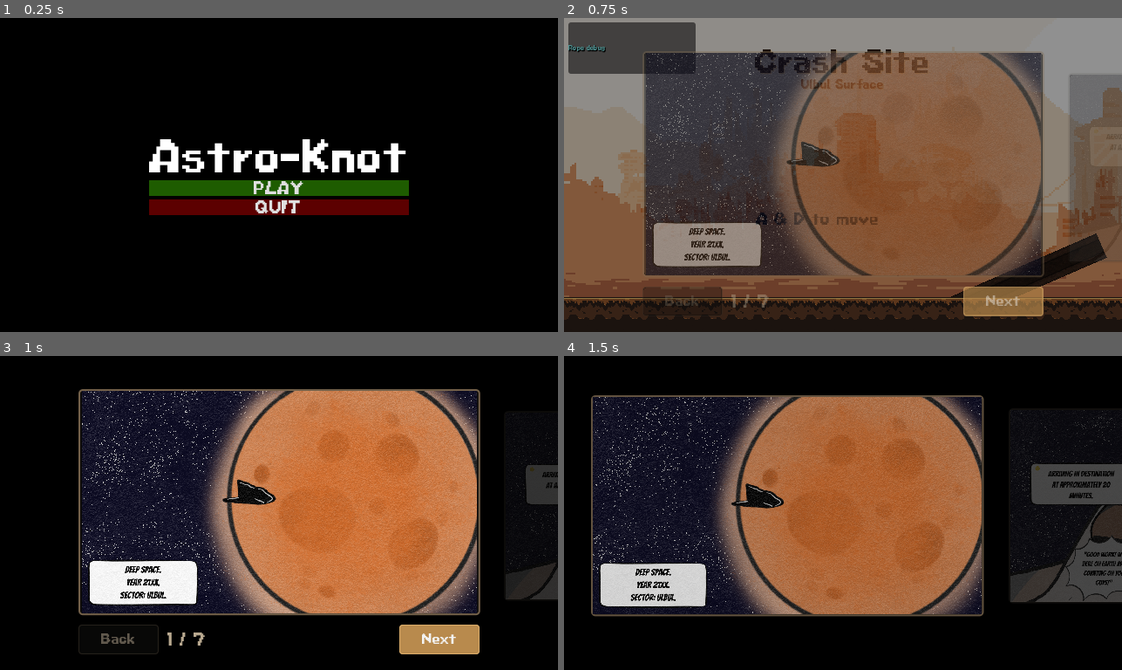
Above: before the commit, frames 1-4 (two rows, left to right).
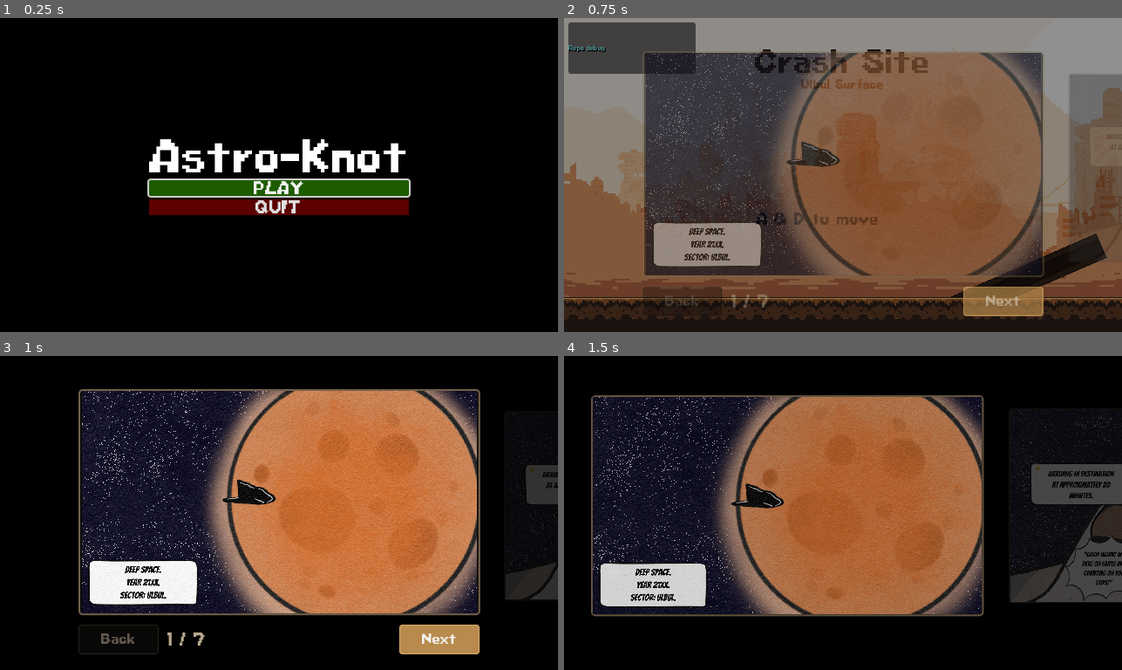
Above: after the commit, the same moments.

Repository: Bakwan-Company/Astro-Knot
Game: Godot game, scene res://MainMenu.tscn
Two runs of this game, one before a commit and one after it. Both use one fixed random seed, a clock stepped at 60 frames per second and the inputs below. Sound files missing from this copy of the repository are replaced by a short silence.
Inputs:
- Up to frame 1 (0.25 s): no input
- Up to frame 2 (0.75 s): click "PLAY" at 0.5 s
- Up to frame 3 (1 s): no input
- Up to frame 4 (1.5 s): click "Next" at 1.25 s

The runs differ from the first frame. In frame 1, 0.6% of the frame differs, in the area x 26-74%, y 51-58%; in frame 2, nothing differs; in frame 3, nothing differs; in frame 4, nothing differs.

Commit message:
feat: controller support leeeeeeeeeeeeeeeeeeeeeeeeeeeeeeeeeeeeeeeeeeeeeeeeeeeeeeeeeee

Diff:
--- a/entities/castor/castor.gd
+++ b/entities/castor/castor.gd
@@ -53,6 +53,13 @@
 	velocity.y = min(velocity.y, terminal_velocity)
 
 	if controls_frozen:
+		velocity.x = 0.0
+		move_and_slide()
+		update_sprite_animation(delta, 0.0)
+		update_move_loop_audio()
+		return
+
+	if is_gameplay_input_blocked():
 		velocity.x = 0.0
 		move_and_slide()
 		update_sprite_animation(delta, 0.0)
@@ -161,6 +168,9 @@
 	if frozen:
 		velocity.x = 0.0
 
+func is_gameplay_input_blocked() -> bool:
+	return get_tree().get_node_count_in_group("gameplay_input_blocker") > 0
+
 func get_facing_direction() -> int:
 	return facing_direction
 
--- a/interactables/level_exit/level_exit.gd
+++ b/interactables/level_exit/level_exit.gd
@@ -128,7 +128,7 @@
 			open_confirm()
 		return
 
-	if Input.is_action_just_pressed("interact") or Input.is_action_just_pressed("ui_accept"):
+	if Input.is_action_just_pressed("ui_accept"):
 		confirm()
 	elif Input.is_action_just_pressed("ui_cancel"):
 		cancel()
--- a/interactables/level_exit/level_exit_confirm_window.gd
+++ b/interactables/level_exit/level_exit_confirm_window.gd
@@ -16,6 +16,7 @@
 @onready var no_button: Button = $Dimmer/Panel/Margin/VBox/Buttons/NoButton
 
 func _ready() -> void:
+	add_to_group("gameplay_input_blocker")
 	apply_text()
 	yes_button.pressed.connect(_on_yes_pressed)
 	no_button.pressed.connect(_on_no_pressed)
--- a/levels/level_1_tutorial/level_1_tutorial.gd
+++ b/levels/level_1_tutorial/level_1_tutorial.gd
@@ -81,7 +81,7 @@
 		return
 
 	if exit_confirm_open:
-		if Input.is_action_just_pressed("interact") or Input.is_action_just_pressed("ui_accept"):
+		if Input.is_action_just_pressed("ui_accept"):
 			_confirm_exit()
 		elif Input.is_action_just_pressed("ui_cancel"):
 			_cancel_exit()
--- a/main_menu.gd
+++ b/main_menu.gd
@@ -1,10 +1,13 @@
 extends Control
+
+@onready var play_button: Button = $VBoxContainer/Play
 
 
 # Called when the node enters the scene tree for the first time.
 func _ready() -> void:
 	get_tree().paused = false
 	BgmManager.play_main_menu()
+	play_button.grab_focus()
 
 
 # Called every frame. 'delta' is the elapsed time since the previous frame.
--- a/project.godot
+++ b/project.godot
@@ -37,47 +37,115 @@
 "deadzone": 0.2,
 "events": [Object(InputEventKey,"resource_local_to_scene":false,"resource_name":"","device":-1,"window_id":0,"alt_press …(192 unchanged characters)…
 , Object(InputEventMouseButton,"resource_local_to_scene":false,"resource_name":"","device":-1,"window_id":0,"alt_presse …(248 unchanged characters)…
+, Object(InputEventJoypadMotion,"resource_local_to_scene":false,"resource_name":"","device":-1,"axis":4,"axis_value":1.0,"script":null)
 ]
 }
 reel_out={
 "deadzone": 0.2,
 "events": [Object(InputEventKey,"resource_local_to_scene":false,"resource_name":"","device":-1,"window_id":0,"alt_press …(192 unchanged characters)…
 , Object(InputEventMouseButton,"resource_local_to_scene":false,"resource_name":"","device":-1,"window_id":0,"alt_presse …(249 unchanged characters)…
+, Object(InputEventJoypadMotion,"resource_local_to_scene":false,"resource_name":"","device":-1,"axis":5,"axis_value":1.0,"script":null)
 ]
 }
 move_left={
 "deadzone": 0.2,
 "events": [Object(InputEventKey,"resource_local_to_scene":false,"resource_name":"","device":-1,"window_id":0,"alt_press …(191 unchanged characters)…
+, Object(InputEventJoypadMotion,"resource_local_to_scene":false,"resource_name":"","device":-1,"axis":0,"axis_value":-1.0,"script":null)
+, Object(InputEventJoypadButton,"resource_local_to_scene":false,"resource_name":"","device":-1,"button_index":13,"pressure":0.0,"pressed":false,"script":null)
 ]
 }
 move_right={
 "deadzone": 0.2,
 "events": [Object(InputEventKey,"resource_local_to_scene":false,"resource_name":"","device":-1,"window_id":0,"alt_press …(192 unchanged characters)…
+, Object(InputEventJoypadMotion,"resource_local_to_scene":false,"resource_name":"","device":-1,"axis":0,"axis_value":1.0,"script":null)
+, Object(InputEventJoypadButton,"resource_local_to_scene":false,"resource_name":"","device":-1,"button_index":14,"pressure":0.0,"pressed":false,"script":null)
 ]
 }
 jump={
 "deadzone": 0.2,
 "events": [Object(InputEventKey,"resource_local_to_scene":false,"resource_name":"","device":-1,"window_id":0,"alt_press …(191 unchanged characters)…
+, Object(InputEventJoypadButton,"resource_local_to_scene":false,"resource_name":"","device":-1,"button_index":0,"pressure":0.0,"pressed":false,"script":null)
 ]
 }
 interact={
 "deadzone": 0.2,
 "events": [Object(InputEventKey,"resource_local_to_scene":false,"resource_name":"","device":-1,"window_id":0,"alt_press …(192 unchanged characters)…
+, Object(InputEventJoypadButton,"resource_local_to_scene":false,"resource_name":"","device":-1,"button_index":1,"pressure":0.0,"pressed":false,"script":null)
 ]
 }
 throw_pollux={
 "deadzone": 0.2,
 "events": [Object(InputEventKey,"resource_local_to_scene":false,"resource_name":"","device":-1,"window_id":0,"alt_press …(192 unchanged characters)…
+, Object(InputEventJoypadButton,"resource_local_to_scene":false,"resource_name":"","device":-1,"button_index":10,"pressure":0.0,"pressed":false,"script":null)
 ]
 }
 aim_up={
 "deadzone": 0.2,
 "events": [Object(InputEventKey,"resource_local_to_scene":false,"resource_name":"","device":-1,"window_id":0,"alt_press …(192 unchanged characters)…
+, Object(InputEventJoypadMotion,"resource_local_to_scene":false,"resource_name":"","device":-1,"axis":3,"axis_value":-1.0,"script":null)
 ]
 }
 aim_down={
 "deadzone": 0.2,
 "events": [Object(InputEventKey,"resource_local_to_scene":false,"resource_name":"","device":-1,"window_id":0,"alt_press …(192 unchanged characters)…
+, Object(InputEventJoypadMotion,"resource_local_to_scene":false,"resource_name":"","device":-1,"axis":3,"axis_value":1.0,"script":null)
+]
+}
+aim_left={
+"deadzone": 0.2,
+"events": [Object(InputEventJoypadMotion,"resource_local_to_scene":false,"resource_name":"","device":-1,"axis":2,"axis_value":-1.0,"script":null)
+]
+}
+aim_right={
+"deadzone": 0.2,
+"events": [Object(InputEventJoypadMotion,"resource_local_to_scene":false,"resource_name":"","device":-1,"axis":2,"axis_value":1.0,"script":null)
+]
+}
+pause={
+"deadzone": 0.2,
+"events": [Object(InputEventKey,"resource_local_to_scene":false,"resource_name":"","device":-1,"window_id":0,"alt_pressed":false,"shift_pressed":false,"ctrl_pressed":false,"meta_pressed":false,"pressed":false,"keycode":4194305,"physical_keycode":0,"key_label":0,"unicode":0,"location":0,"echo":false,"script":null)
+, Object(InputEventJoypadButton,"resource_local_to_scene":false,"resource_name":"","device":-1,"button_index":6,"pressure":0.0,"pressed":false,"script":null)
+]
+}
+ui_accept={
+"deadzone": 0.2,
+"events": [Object(InputEventKey,"resource_local_to_scene":false,"resource_name":"","device":-1,"window_id":0,"alt_pressed":false,"shift_pressed":false,"ctrl_pressed":false,"meta_pressed":false,"pressed":false,"keycode":4194309,"physical_keycode":0,"key_label":0,"unicode":0,"location":0,"echo":false,"script":null)
+, Object(InputEventKey,"resource_local_to_scene":false,"resource_name":"","device":-1,"window_id":0,"alt_pressed":false,"shift_pressed":false,"ctrl_pressed":false,"meta_pressed":false,"pressed":false,"keycode":32,"physical_keycode":0,"key_label":0,"unicode":32,"location":0,"echo":false,"script":null)
+, Object(InputEventJoypadButton,"resource_local_to_scene":false,"resource_name":"","device":-1,"button_index":0,"pressure":0.0,"pressed":false,"script":null)
+]
+}
+ui_cancel={
+"deadzone": 0.2,
+"events": [Object(InputEventKey,"resource_local_to_scene":false,"resource_name":"","device":-1,"window_id":0,"alt_pressed":false,"shift_pressed":false,"ctrl_pressed":false,"meta_pressed":false,"pressed":false,"keycode":4194305,"physical_keycode":0,"key_label":0,"unicode":0,"location":0,"echo":false,"script":null)
+, Object(InputEventJoypadButton,"resource_local_to_scene":false,"resource_name":"","device":-1,"button_index":1,"pressure":0.0,"pressed":false,"script":null)
+]
+}
+ui_up={
+"deadzone": 0.2,
+"events": [Object(InputEventKey,"resource_local_to_scene":false,"resource_name":"","device":-1,"window_id":0,"alt_pressed":false,"shift_pressed":false,"ctrl_pressed":false,"meta_pressed":false,"pressed":false,"keycode":4194320,"physical_keycode":0,"key_label":0,"unicode":0,"location":0,"echo":false,"script":null)
+, Object(InputEventJoypadMotion,"resource_local_to_scene":false,"resource_name":"","device":-1,"axis":1,"axis_value":-1.0,"script":null)
+, Object(InputEventJoypadButton,"resource_local_to_scene":false,"resource_name":"","device":-1,"button_index":11,"pressure":0.0,"pressed":false,"script":null)
+]
+}
+ui_down={
+"deadzone": 0.2,
+"events": [Object(InputEventKey,"resource_local_to_scene":false,"resource_name":"","device":-1,"window_id":0,"alt_pressed":false,"shift_pressed":false,"ctrl_pressed":false,"meta_pressed":false,"pressed":false,"keycode":4194322,"physical_keycode":0,"key_label":0,"unicode":0,"location":0,"echo":false,"script":null)
+, Object(InputEventJoypadMotion,"resource_local_to_scene":false,"resource_name":"","device":-1,"axis":1,"axis_value":1.0,"script":null)
+, Object(InputEventJoypadButton,"resource_local_to_scene":false,"resource_name":"","device":-1,"button_index":12,"pressure":0.0,"pressed":false,"script":null)
+]
+}
+ui_left={
+"deadzone": 0.2,
+"events": [Object(InputEventKey,"resource_local_to_scene":false,"resource_name":"","device":-1,"window_id":0,"alt_pressed":false,"shift_pressed":false,"ctrl_pressed":false,"meta_pressed":false,"pressed":false,"keycode":4194319,"physical_keycode":0,"key_label":0,"unicode":0,"location":0,"echo":false,"script":null)
+, Object(InputEventJoypadMotion,"resource_local_to_scene":false,"resource_name":"","device":-1,"axis":0,"axis_value":-1.0,"script":null)
+, Object(InputEventJoypadButton,"resource_local_to_scene":false,"resource_name":"","device":-1,"button_index":13,"pressure":0.0,"pressed":false,"script":null)
+]
+}
+ui_right={
+"deadzone": 0.2,
+"events": [Object(InputEventKey,"resource_local_to_scene":false,"resource_name":"","device":-1,"window_id":0,"alt_pressed":false,"shift_pressed":false,"ctrl_pressed":false,"meta_pressed":false,"pressed":false,"keycode":4194321,"physical_keycode":0,"key_label":0,"unicode":0,"location":0,"echo":false,"script":null)
+, Object(InputEventJoypadMotion,"resource_local_to_scene":false,"resource_name":"","device":-1,"axis":0,"axis_value":1.0,"script":null)
+, Object(InputEventJoypadButton,"resource_local_to_scene":false,"resource_name":"","device":-1,"button_index":14,"pressure":0.0,"pressed":false,"script":null)
 ]
 }
 
--- a/systems/rope_system/rope_manager.gd
+++ b/systems/rope_system/rope_manager.gd
@@ -92,6 +92,7 @@
 @export var throw_aim_rotate_speed_deg: float = 180.0
 @export var throw_max_up_angle_deg: float = 75.0
 @export var throw_max_down_angle_deg: float = 60.0
+@export var throw_gamepad_aim_deadzone: float = 0.25
 @export var throw_gravity_scale: float = 1.1
 @export var throw_linear_damp: float = 0.1
 @export var throw_flight_grace_time: float = 0.18
@@ -207,6 +208,7 @@
 func should_play_reel_loop_audio() -> bool:
 	return tether_connected \
 		and throw_state == ThrowState.NORMAL \
+		and not is_gameplay_input_blocked() \
 		and (Input.is_action_pressed("reel_in") or Input.is_action_pressed("reel_out"))
 
 func update_rope_audio_position() -> void:
@@ -295,7 +297,7 @@
 	if not tether_connected or tether_is_broken or not castor or not pollux:
 		return
 
-	if are_controls_frozen():
+	if are_controls_frozen() or is_gameplay_input_blocked():
 		update_reel_loop_audio(false)
 		update_rope_debug_snapshot()
 		return
@@ -324,6 +326,9 @@
 
 func are_controls_frozen() -> bool:
 	return castor.get_meta("controls_frozen", false) or pollux.get_meta("controls_frozen", false)
+
+func is_gameplay_input_blocked() -> bool:
+	return get_tree().get_node_count_in_group("gameplay_input_blocker") > 0
 
 func set_tether_connected(value: bool) -> void:
 	tether_connected = value
@@ -937,6 +942,11 @@
 	return get_throw_ready_anchor_position() - pollux_anchor_offset
 
 func update_throw_aim_direction(_delta: float) -> void:
+	var aim_vector := Input.get_vector("aim_left", "aim_right", "aim_up", "aim_down", throw_gamepad_aim_deadzone)
+	if aim_vector.length() >= throw_gamepad_aim_deadzone:
+		set_throw_aim_from_vector(aim_vector)
+		return
+
 	var horizontal_input = Input.get_action_strength("move_right") - Input.get_action_strength("move_left")
 
 	if abs(horizontal_input) > 0.001:
@@ -944,6 +954,23 @@
 		throw_aim_angle_deg = clamp(throw_aim_angle_deg, -180.0, 0.0)
 
 	rebuild_throw_aim_dir()
+
+func set_throw_aim_from_vector(aim_vector: Vector2) -> void:
+	if aim_vector.length() <= 0.001:
+		return
+
+	var side := -1 if aim_vector.x < -0.001 else 1
+	if abs(aim_vector.x) <= 0.001:
+		side = get_throw_ready_facing()
+
+	var local_vector := Vector2(abs(aim_vector.x), aim_vector.y).normalized()
+	var local_angle_deg := rad_to_deg(local_vector.angle())
+	local_angle_deg = clamp(local_angle_deg, -throw_max_up_angle_deg, throw_max_down_angle_deg)
+
+	var local_angle_rad := deg_to_rad(local_angle_deg)
+	throw_aim_side = side
+	throw_aim_dir = Vector2(cos(local_angle_rad) * float(side), sin(local_angle_rad)).normalized()
+	throw_aim_angle_deg = rad_to_deg(throw_aim_dir.angle())
 
 func release_throw() -> void:
 	var throw_power = lerp(min_throw_power, max_throw_power, get_throw_charge_ratio())
--- a/ui/comic_cutscene/comic_cutscene.gd
+++ b/ui/comic_cutscene/comic_cutscene.gd
@@ -107,9 +107,12 @@
 	if is_closing or is_intro_playing or is_page_animating:
 		return
 
-	if event.is_action_pressed("ui_accept") or event.is_action_pressed("interact") or event.is_action_pressed("jump"):
+	if event.is_action_pressed("ui_accept") or event.is_action_pressed("jump"):
 		get_viewport().set_input_as_handled()
 		next_page()
+	elif event.is_action_pressed("ui_cancel") or event.is_action_pressed("interact"):
+		get_viewport().set_input_as_handled()
+		previous_page()
 	elif event.is_action_pressed("ui_left"):
 		get_viewport().set_input_as_handled()
 		previous_page()
--- a/ui/pause_menu/pause_menu_overlay.gd
+++ b/ui/pause_menu/pause_menu_overlay.gd
@@ -22,12 +22,15 @@
 	main_menu_button.pressed.connect(go_to_main_menu)
 
 func _unhandled_input(event: InputEvent) -> void:
-	if event.is_action_pressed("ui_cancel"):
+	if event.is_action_pressed("pause"):
 		get_viewport().set_input_as_handled()
 		if is_open:
 			resume_game()
 		elif not get_tree().paused:
 			pause_game()
+	elif is_open and event.is_action_pressed("ui_cancel"):
+		get_viewport().set_input_as_handled()
+		resume_game()
 
 func pause_game() -> void:
 	is_open = true
